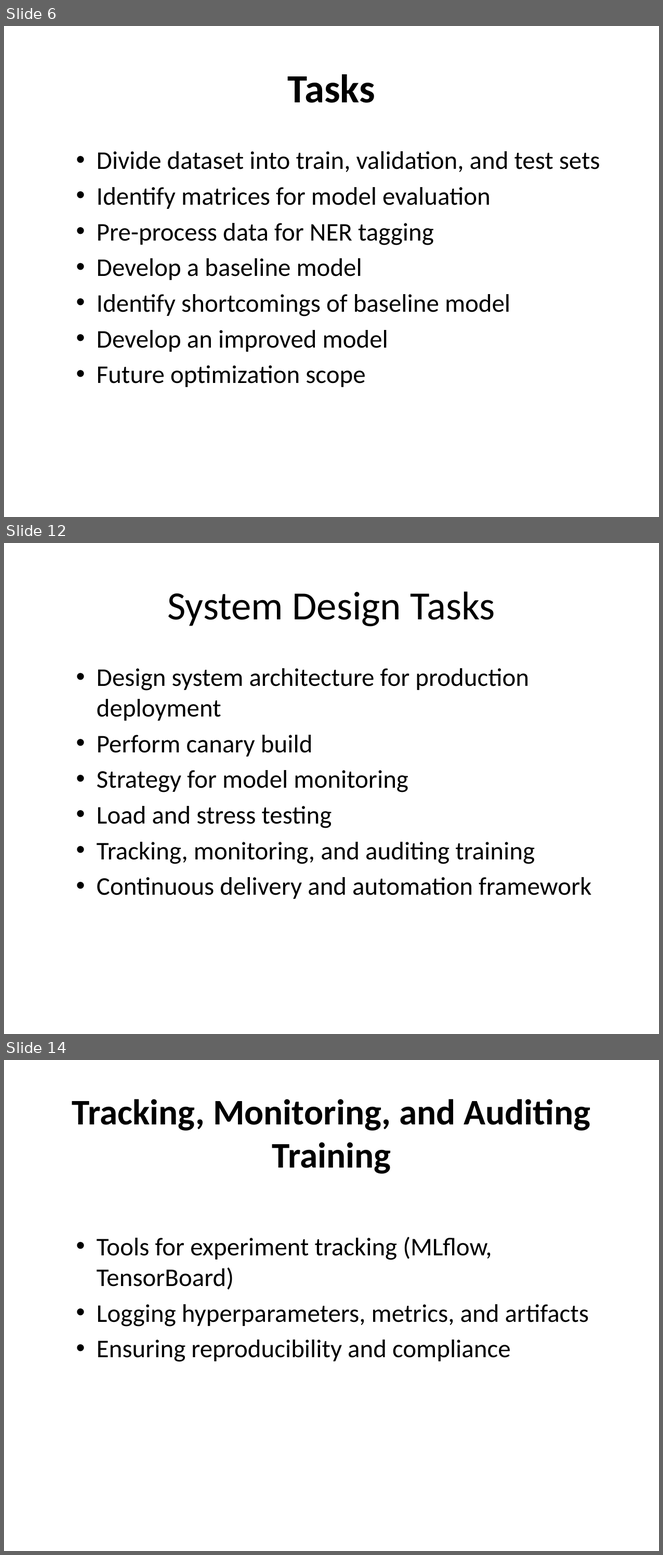
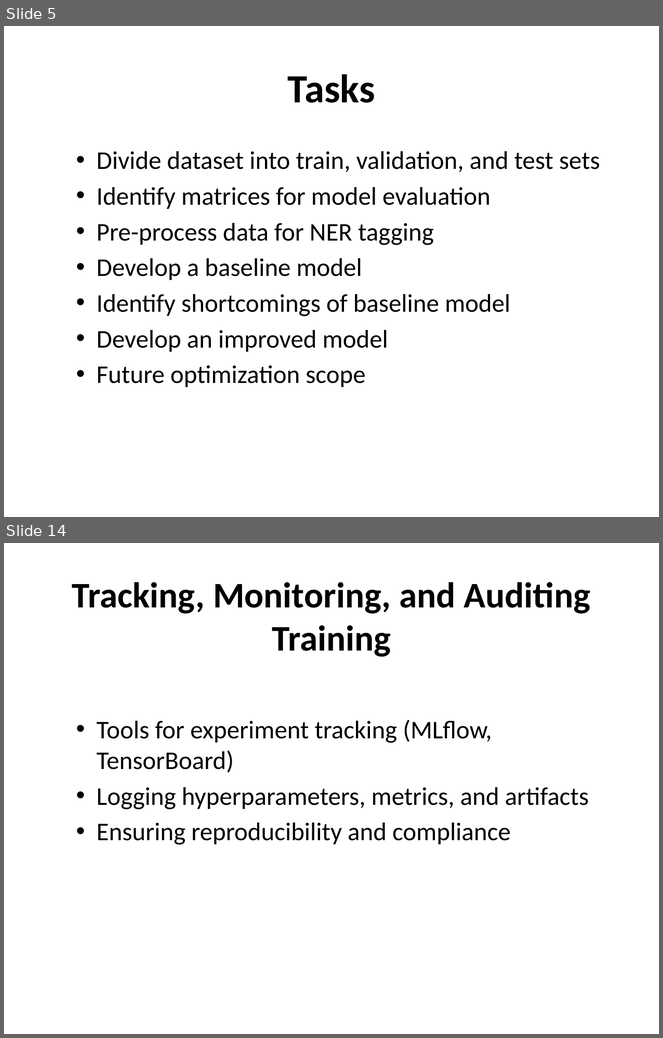
Before and after one commit to rahulbhoyar1995/NER-Case-Study, a slide deck: ner_presentation.pptx. Shown one above the other, each under a label of ours: slides 6, 12 and 14 before the commit, slides 5 and 14 after it; the slides between them are not shown. The pictures are 663x1555 and 663x1038 pixels, drawn with LibreOffice and Linux fonts; fonts in the diff are those of the drawing. Boxes give left, top, right and bottom in pixels: in the first picture for what was removed or moved away, otherwise in the second. Text is boxed around its words. In the diff, an @@ line names an element or a change of style, - is before the commit and + after.

```diff
--- a/ner_presentation.pptx
+++ b/ner_presentation.pptx
@@ slide 12 removed at (4, 543, 659, 1034), background #FFFFFF @@
@@ title removed at (167, 591, 495, 627) @@
-System Design Tasks
@@ text removed at (97, 668, 592, 899) @@
-  • Design system architecture for production deployment
-  • Perform canary build
-  • Strategy for model monitoring
-  • Load and stress testing
-  • Tracking, monitoring, and auditing training
-  • Continuous delivery and automation framework
@@ what was slide 6 is now slide 5 @@
```
Also in this commit, not shown: 3 slides changed, 9 slides added, 6 other slides removed.
